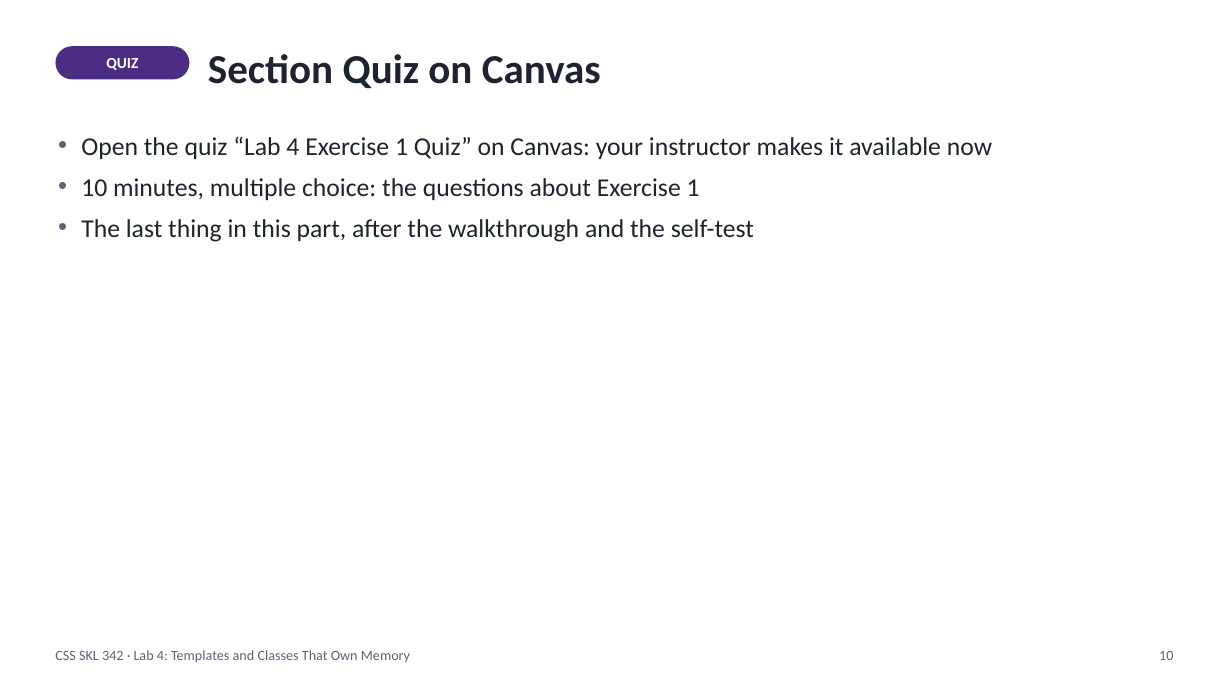
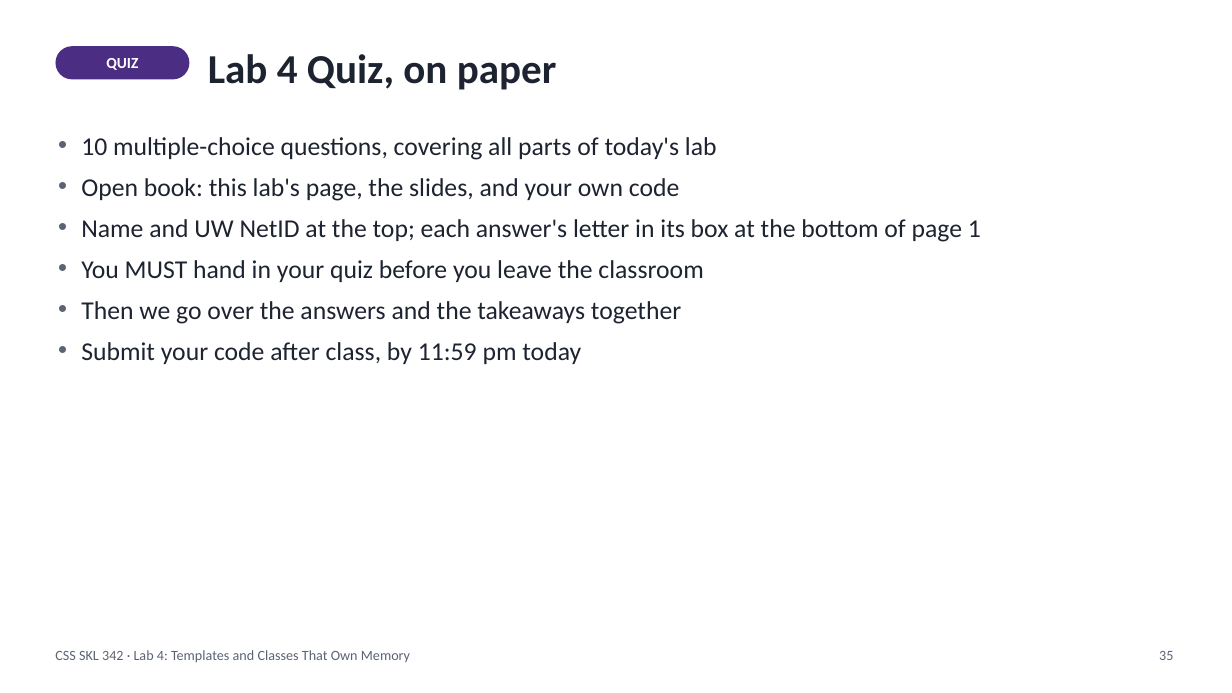
Before and after one commit to myuwbclasses/CSSSKL-342, a slide deck: slide 35 of Lab4/Lab4-Slides.pptx (slide 10 before the commit). Drawn at 1232x693 pixels with LibreOffice and Linux fonts; fonts in the diff are those of the drawing. Boxes give left, top, right and bottom in pixels: in the first picture for what was removed or moved away, otherwise in the second. Text is boxed around its words. In the diff, an @@ line names an element or a change of style, - is before the commit and + after.

```diff
--- a/Lab4/Lab4-Slides.pptx
+++ b/Lab4/Lab4-Slides.pptx
@@ text at [208,54,557,90]: text changed @@
-Section Quiz on Canvas
+Lab 4 Quiz, on paper
@@ text at [81,137,981,364]: text changed @@
-• Open the quiz “Lab 4 Exercise 1 Quiz” on Canvas: your instructor makes it available now
-• 10 minutes, multiple choice: the questions about Exercise 1
-• The last thing in this part, after the walkthrough and the self-test
+• 10 multiple-choice questions, covering all parts of today's lab
+• Open book: this lab's page, the slides, and your own code
+• Name and UW NetID at the top; each answer's letter in its box at the bottom of page 1
+• You MUST hand in your quiz before you leave the classroom
+• Then we go over the answers and the takeaways together
+• Submit your code after class, by 11:59 pm today
@@ text at [1159,651,1173,660]: text changed @@
-10
+35
```
Also in this commit, not shown: 17 other slides changed, 1 slide added, 47 other files.
